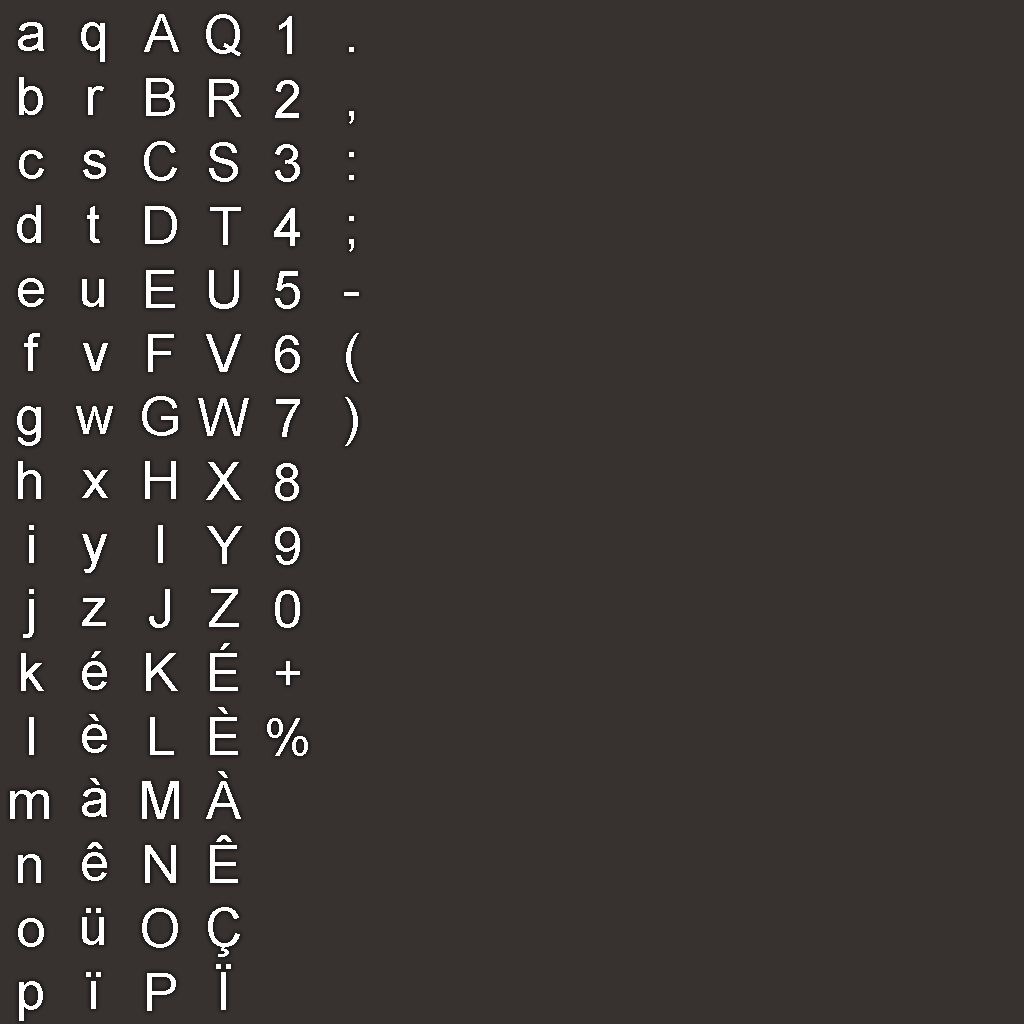
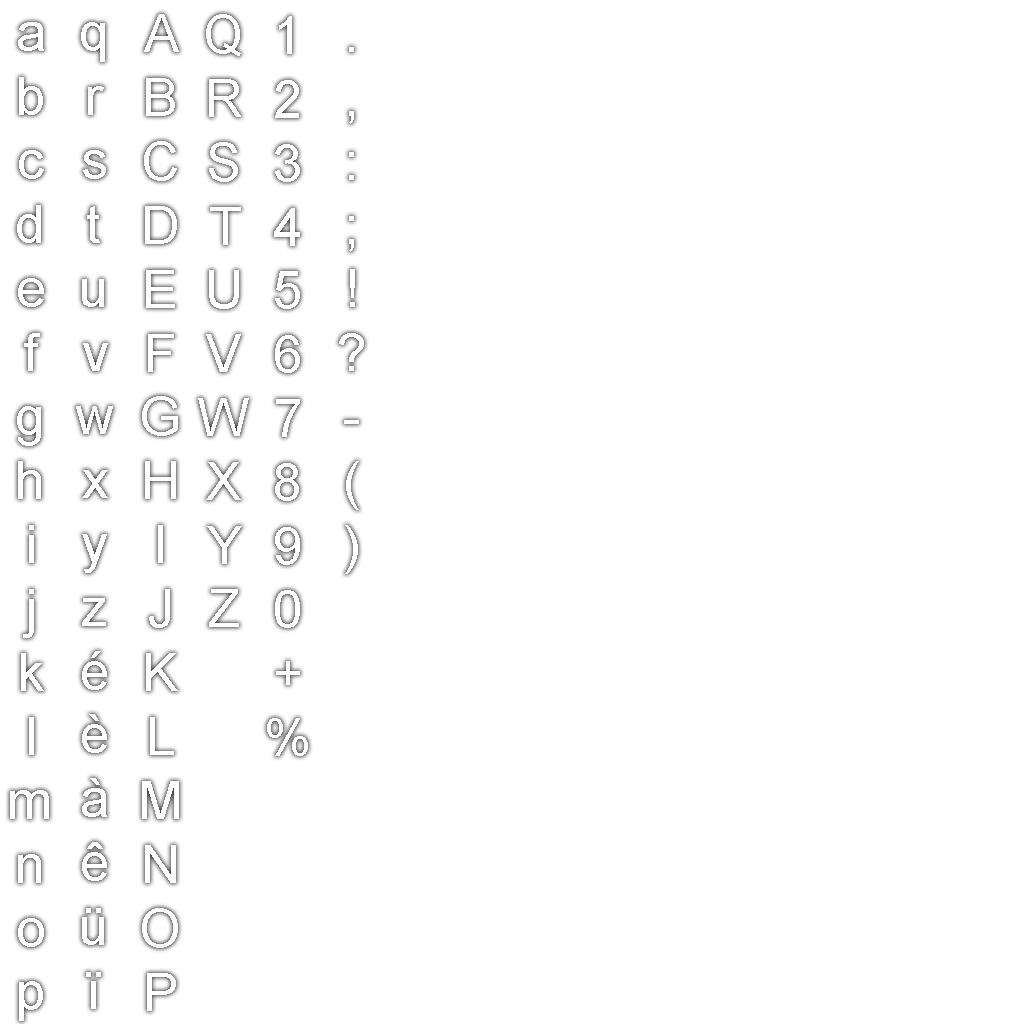
Comparing the layer stacks of the two (1024, 1024) images. Changes:
painted on "Upper-case 2" over [206, 643, 241, 1010]
painted on "Symbols" over [339, 269, 364, 574]
hid "Calque 1" over [0, 0, 1024, 1024]
